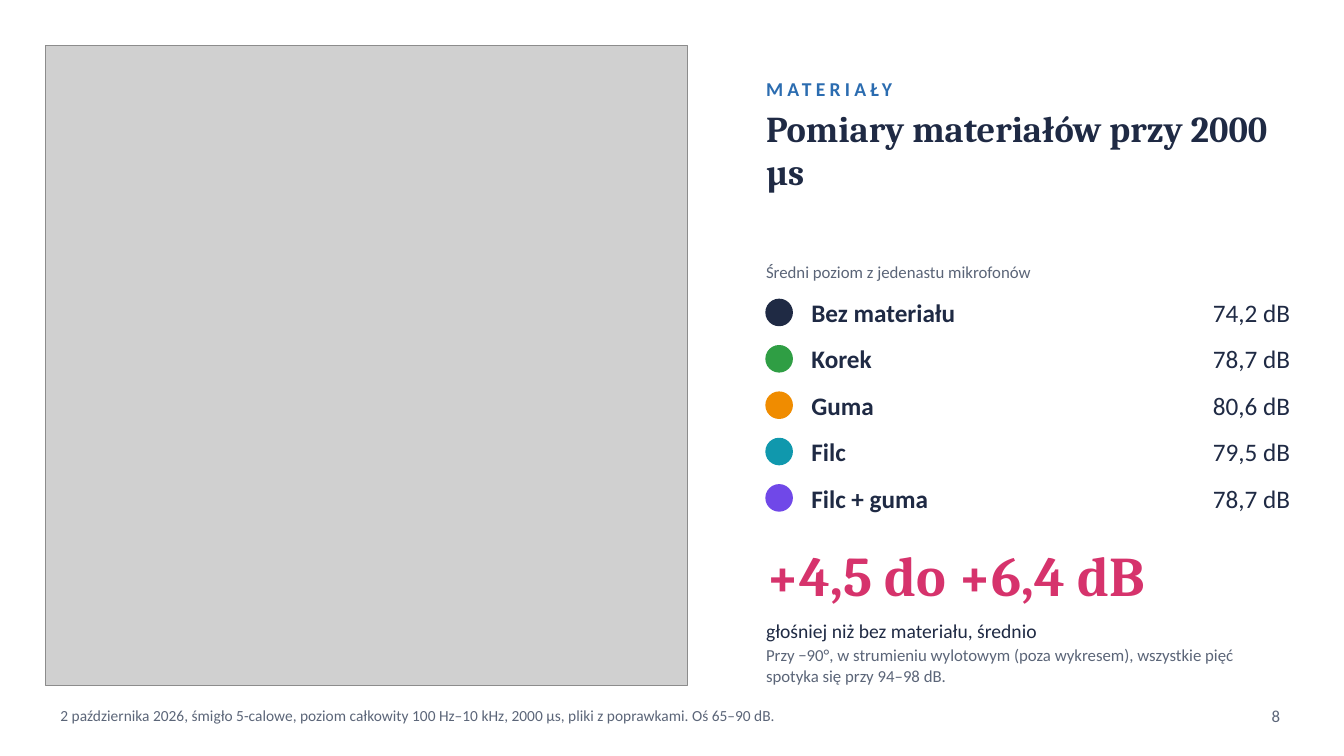
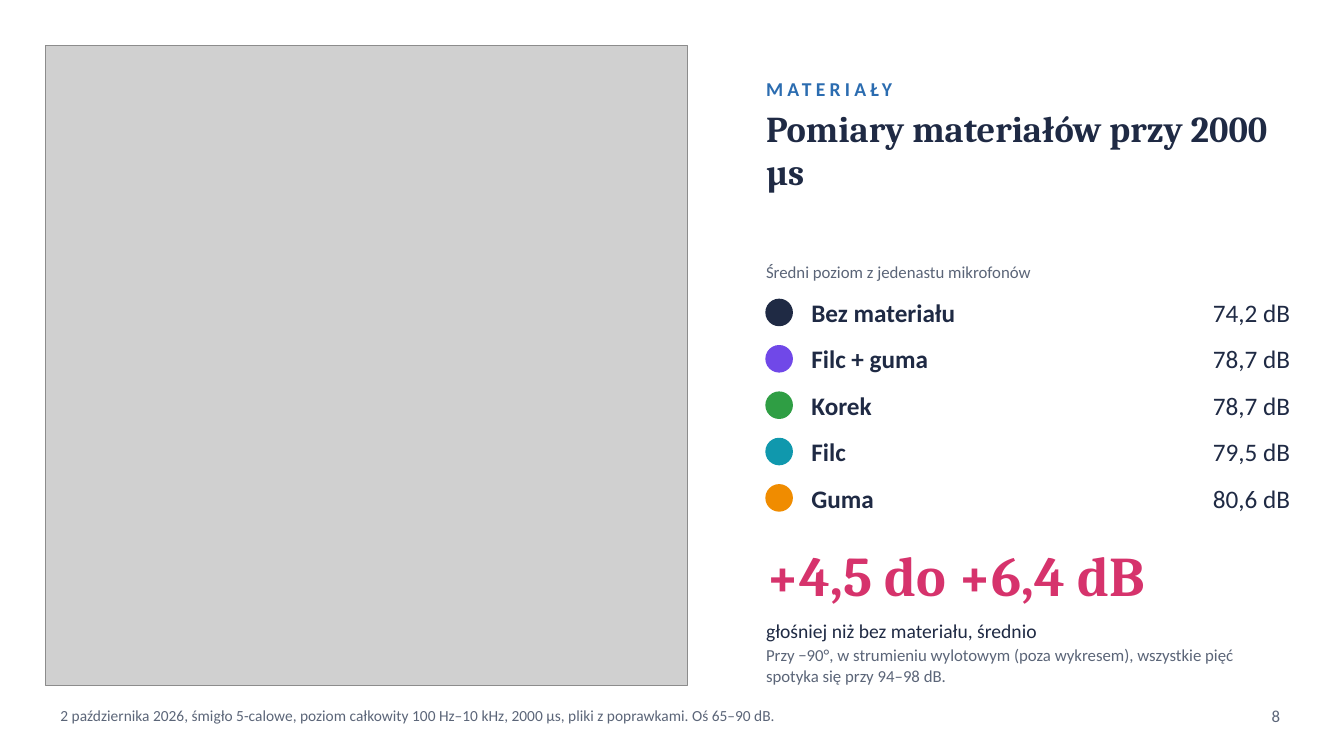
Before and after one commit to asdfgh0318/SoundVisualizer, a slide deck: slide 8 of docs/analysis/chamber-final-2026-10-01/slides/chamber-slides-pl.pptx. Drawn at 1344x756 pixels with LibreOffice and Linux fonts; fonts in the diff are those of the drawing; grey boxes stand for pictures. Boxes give left, top, right and bottom in pixels: in the first picture for what was removed or moved away, otherwise in the second. Text is boxed around its words. In the diff, an @@ line names an element or a change of style, - is before the commit and + after.

```diff
--- a/docs/analysis/chamber-final-2026-10-01/slides/chamber-slides-pl.pptx
+++ b/docs/analysis/chamber-final-2026-10-01/slides/chamber-slides-pl.pptx
@@ ellipse at [766, 346, 792, 372]: fill #2F9E44 to #7048E8; outline #2F9E44 1 pt to #7048E8 1 pt @@
@@ text at [811, 350, 928, 373]: text changed @@
-Guma
+Filc + guma
@@ text "Korek": place and size @@
-text "Korek" at [811, 350, 871, 368]
+text "Korek" at [811, 397, 871, 415]
@@ ellipse at [766, 392, 792, 418]: fill #F08C00 to #2F9E44; outline #F08C00 1 pt to #2F9E44 1 pt @@
@@ text at [1213, 397, 1290, 418]: text changed @@
-80,6 dB
+78,7 dB
@@ ellipse at [766, 485, 792, 511]: fill #7048E8 to #F08C00; outline #7048E8 1 pt to #F08C00 1 pt @@
@@ text at [811, 491, 873, 508]: text changed @@
-Filc + guma
+Guma
@@ text at [1213, 490, 1290, 511]: text changed @@
-78,7 dB
+80,6 dB
```
Also in this commit, not shown: 3 other files.
